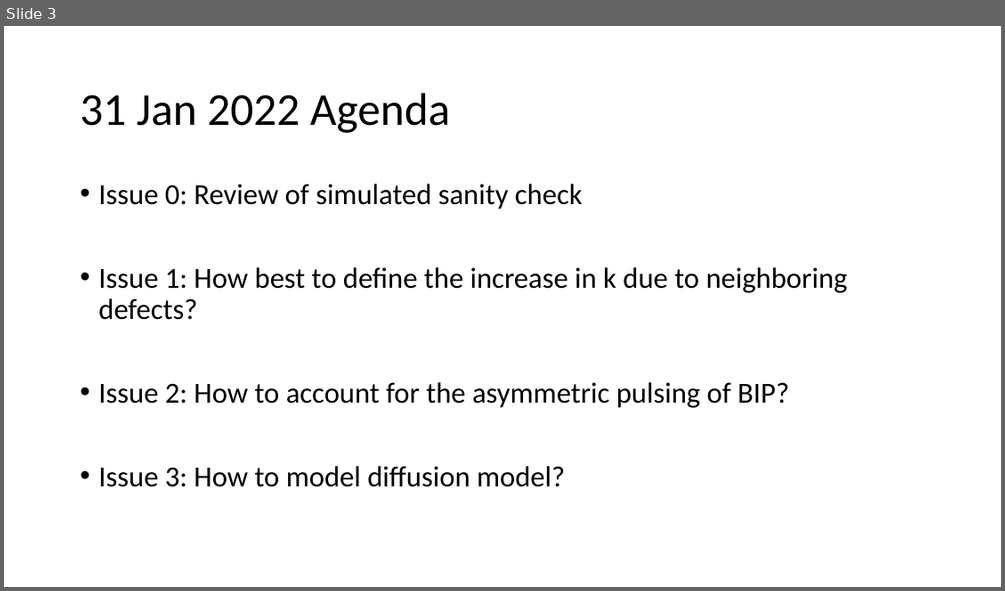
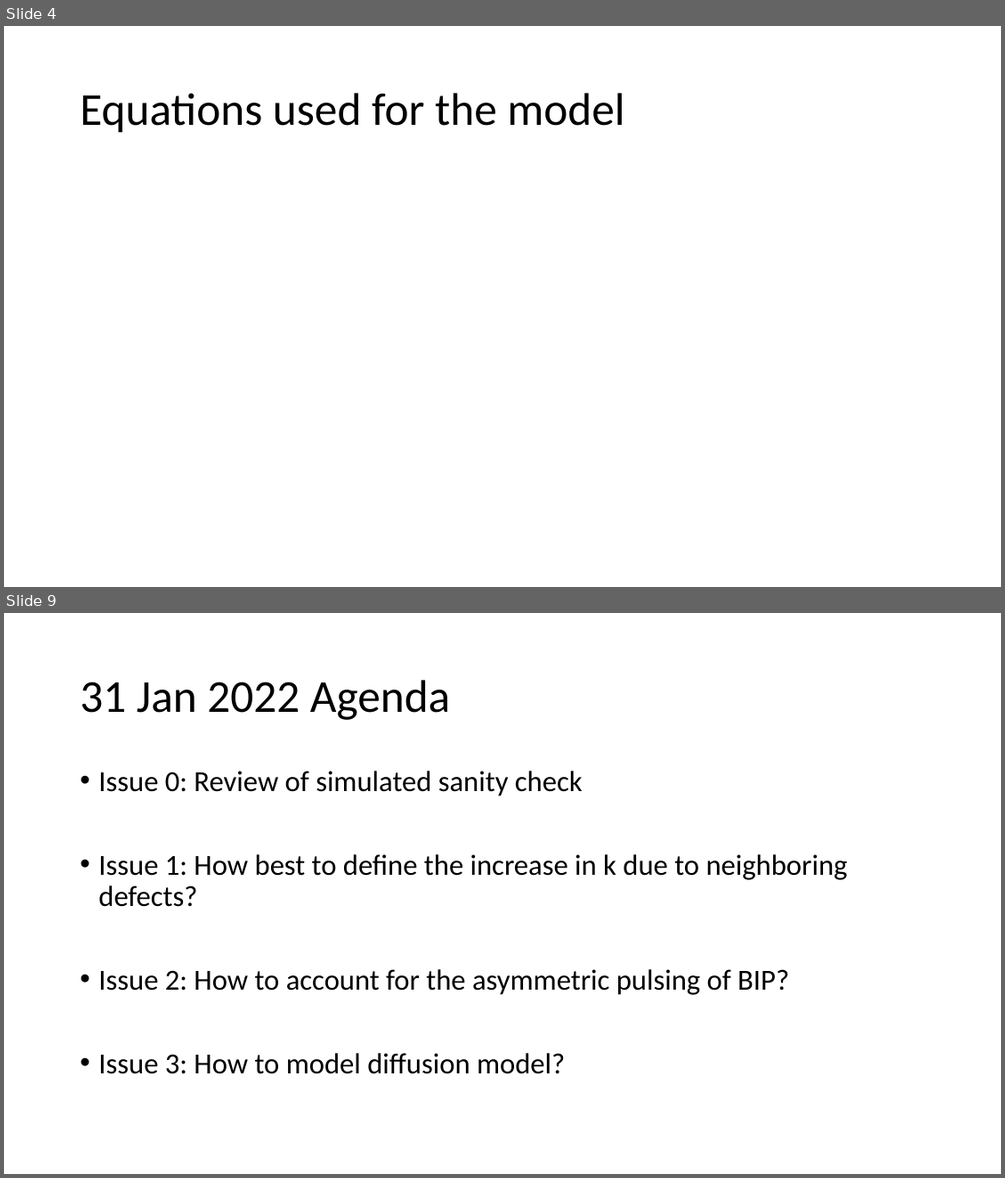
Before and after one commit to ChrisLiutx/Monte-Carlos-MgO-TDDB, a slide deck: Notes.pptx. Shown one above the other, each under a label of ours: slide 3 before the commit, slides 4 and 9 after it; the slides between them are not shown. The pictures are 1005x591 and 1005x1178 pixels, drawn with LibreOffice and Linux fonts; fonts in the diff are those of the drawing. Boxes give left, top, right and bottom in pixels: in the first picture for what was removed or moved away, otherwise in the second. Text is boxed around its words. In the diff, an @@ line names an element or a change of style, - is before the commit and + after.

```diff
--- a/Notes.pptx
+++ b/Notes.pptx
@@ slide 4 added at <box>4,26,1001,587</box>, background #FFFFFF @@
@@ title added at <box>80,93,624,133</box>, 44 pt, text #000000 @@
+Equations used for the model
@@ what was slide 3 is now slide 9 @@
```
Also in this commit, not shown: 4 slides changed, 11 other slides added, 1 slide removed, 4 other files.
